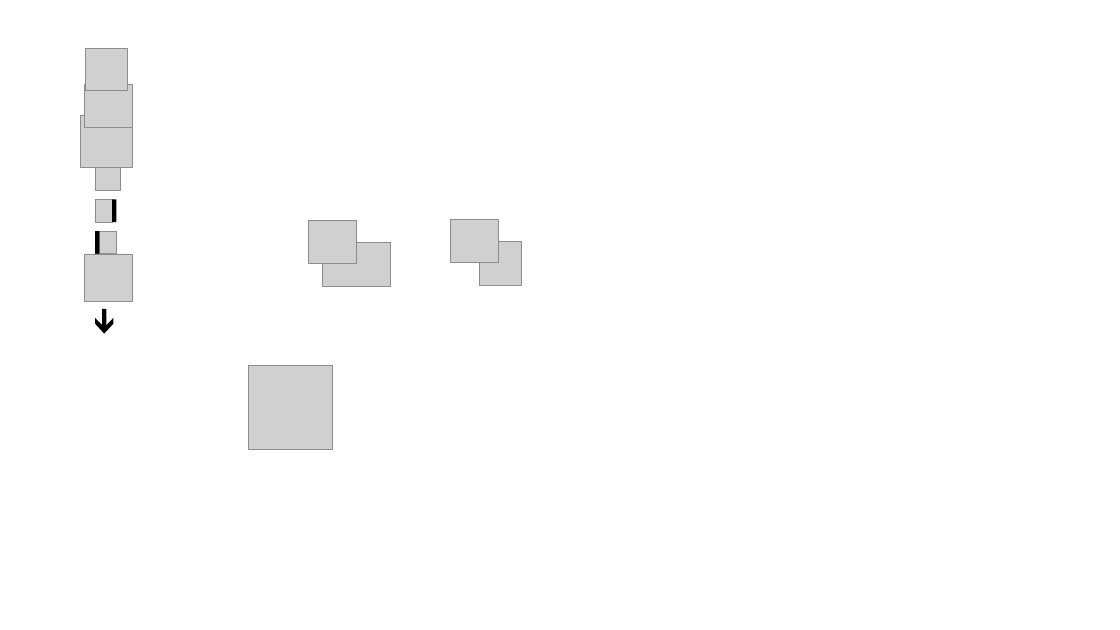
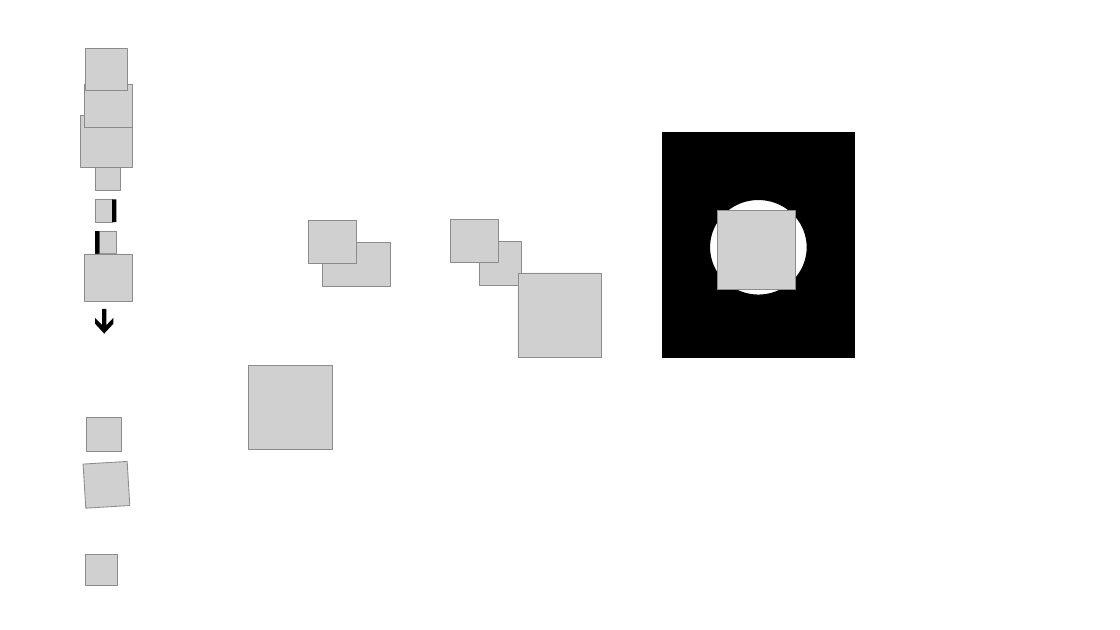
Before and after one commit to paulelong/Kramer, a slide deck: slide 4 of Prototype/Icon.pptx. Drawn at 1120x630 pixels with LibreOffice and Linux fonts; fonts in the diff are those of the drawing; grey boxes stand for pictures; background and template pictures are left out. Boxes give left, top, right and bottom in pixels: in the first picture for what was removed or moved away, otherwise in the second. Text is boxed around its words. In the diff, an @@ line names an element or a change of style, - is before the commit and + after.

Commit message:
Update icon files in ppt

```diff
--- a/Prototype/Icon.pptx
+++ b/Prototype/Icon.pptx
@@ rectangle added at (x1=662, y1=133, x2=854, y2=357), fill #000000, outline #000000 1 pt @@
@@ ellipse added at (x1=710, y1=199, x2=807, y2=295), fill #FFFFFF, outline #000000 1 pt @@
@@ picture added at (x1=718, y1=211, x2=796, y2=289) @@
@@ picture added at (x1=518, y1=273, x2=602, y2=357) @@
@@ picture added at (x1=87, y1=418, x2=121, y2=452) @@
@@ picture added at (x1=83, y1=462, x2=130, y2=509) @@
@@ picture added at (x1=86, y1=555, x2=118, y2=586) @@
```
